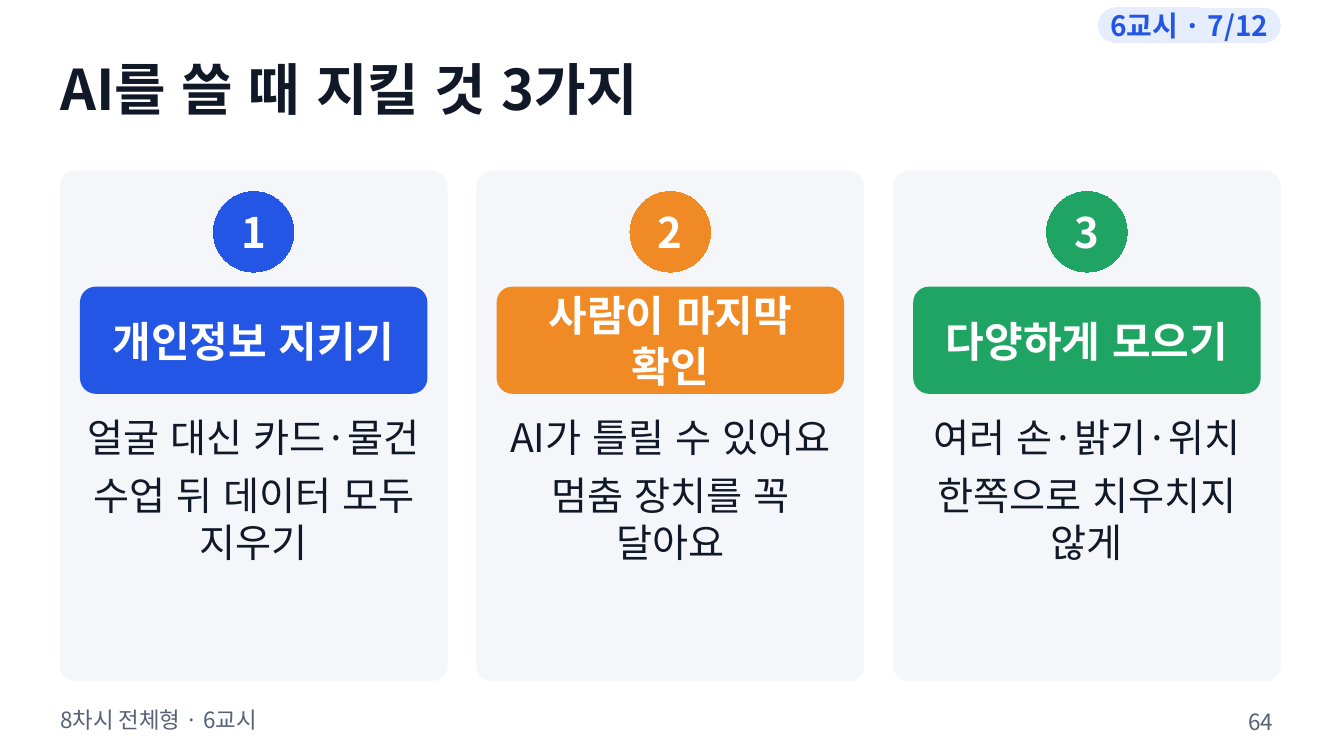
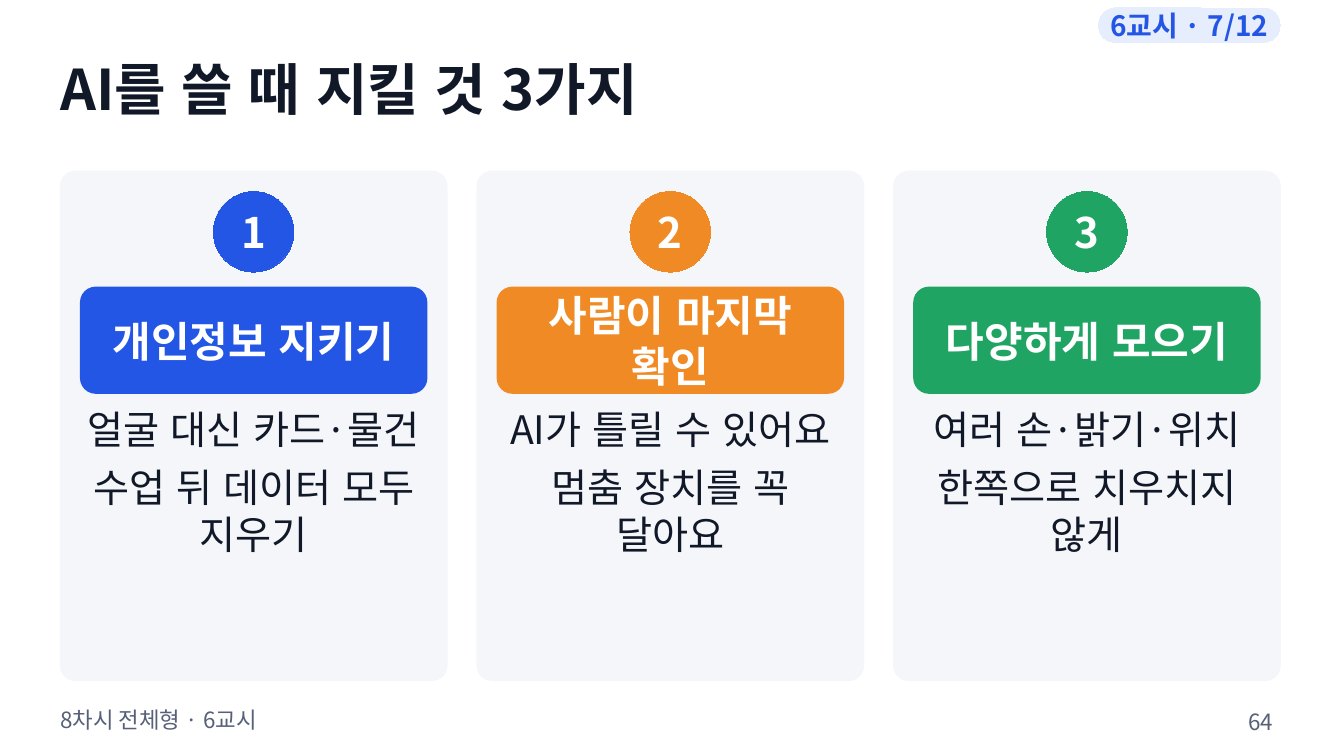
Before and after one commit to boundaryx01-uniquelife/microbit, a slide deck: slide 64 of bridge/docs/materials/8차시_전체형/8차시_수업슬라이드.pptx. Drawn at 1344x756 pixels with LibreOffice and Linux fonts; fonts in the diff are those of the drawing. Boxes give left, top, right and bottom in pixels: in the first picture for what was removed or moved away, otherwise in the second. Text is boxed around its words. In the diff, an @@ line names an element or a change of style, - is before the commit and + after.

```diff
--- a/bridge/docs/materials/8차시_전체형/8차시_수업슬라이드.pptx
+++ b/bridge/docs/materials/8차시_전체형/8차시_수업슬라이드.pptx
@@ text "얼굴 대신 카드·물건": place and size @@
-text "얼굴 대신 카드·물건" at (88,419,420,560)
+text "얼굴 대신 카드·물건" at (88,411,420,552)
@@ text "AI가 틀릴 수 있어요": place and size @@
-text "AI가 틀릴 수 있어요" at (510,419,830,560)
+text "AI가 틀릴 수 있어요" at (510,411,830,552)
@@ text "여러 손·밝기·위치": place and size @@
-text "여러 손·밝기·위치" at (933,419,1240,560)
+text "여러 손·밝기·위치" at (933,411,1240,552)
```
Also in this commit, not shown: 4 other slides changed, 9 other files.
